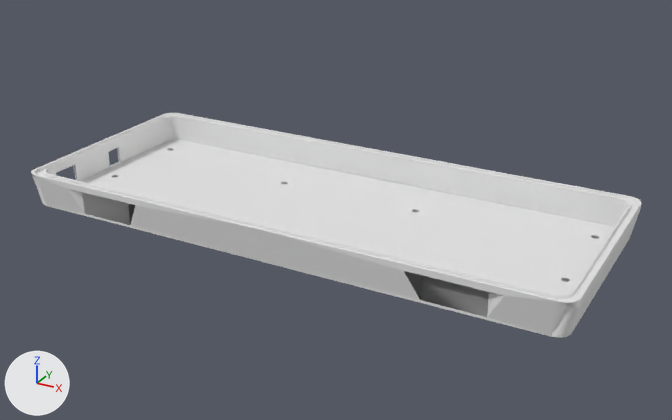
An edit to the Blender file archive/plancklike_alps.blend, drawn before and after from the same camera.
Both versions are drawn from a camera (50 mm lens) standing at (166.0, -273.0, 140.0) and looking at (6.0, 17.0, -5.0). Every picture has the same lights, and +X, +Y and +Z are marked at lower left.

Objects in the first picture: 'rugged_box_bot.001'.
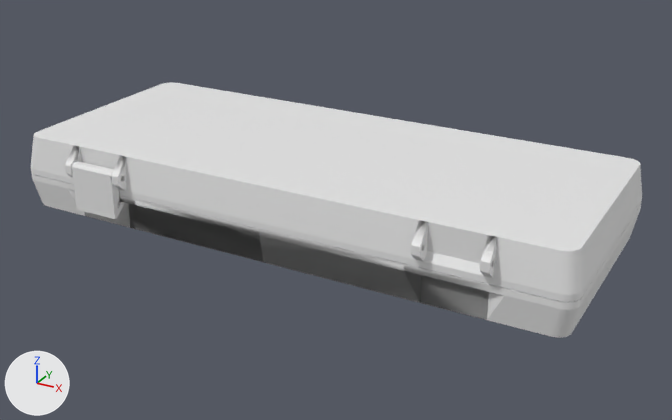
What changed in the scene script:
```text
Change me_rugged_box_poker_002:
    used by ob_rugged_box_bot_001; location = (0.0, 19.1, 18.7)
    remove me_rugged_box_poker_002.from_pydata(...)  # 49 vertices, 39 faces; spans x -111.6..0.0, y -46.2..46.2, z -29.3..-15.7
    add me_rugged_box_poker_002.from_pydata(...)  # 414 vertices, 249 faces; spans x -111.6..0.0, y -46.2..49.3, z -29.3..-11.8
    me_rugged_box_poker_002 part 1: 4 vertices moved from x -83.9..-60.8, y -45.8..-44.2, z -28.3..-18.5 to x -83.9..-60.8, y -45.8..-44.2, z -29.3..-18.3; 2 vertices removed from x 0.0, y -42.1..42.1, z -27.3; 367 vertices added at x -89.6..0.0, y -46.2..49.3, z -29.3..-11.8
Change ob_rugged_box_top_001:
    remove ob_rugged_box_top_001.hide_set(True)
Change ob_rugged_box_clasp_001:
    remove ob_rugged_box_clasp_001.hide_set(True)
```

What differs and where, as boxes [x1, y1, x2, y2] in the pictures (672 x 420 px):
'rugged_box_top.001', shown
    after: [31, 82, 642, 302]
'rugged_box_bot.001', reshaped
    before: [31, 113, 641, 337]
    after: [31, 173, 641, 337]
'rugged_box_clasp.001', shown
    after: [72, 161, 124, 219]
part 1 of me_rugged_box_poker_002, built on
    before: [32, 140, 614, 337]
    after: [31, 173, 573, 337]
